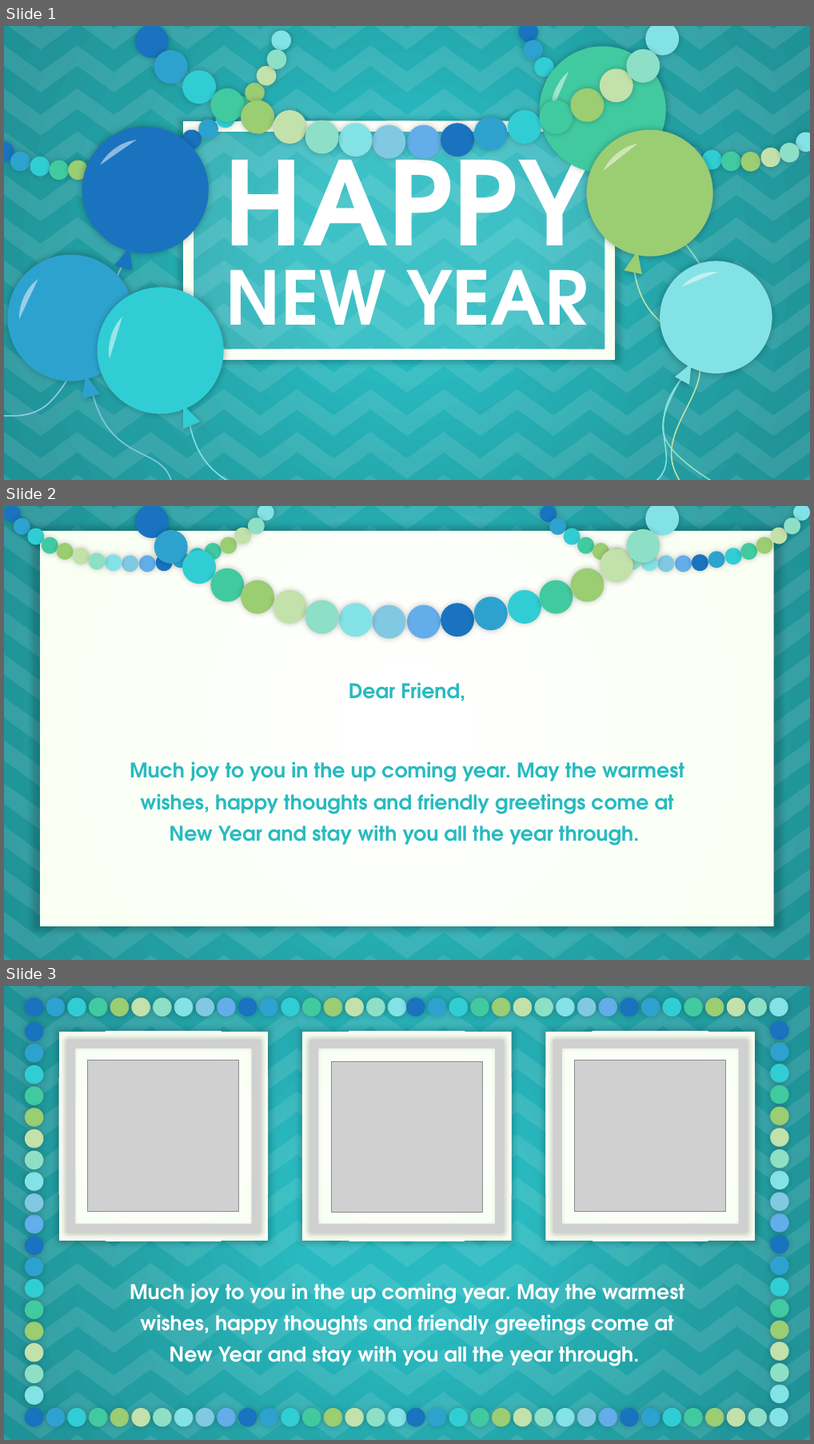
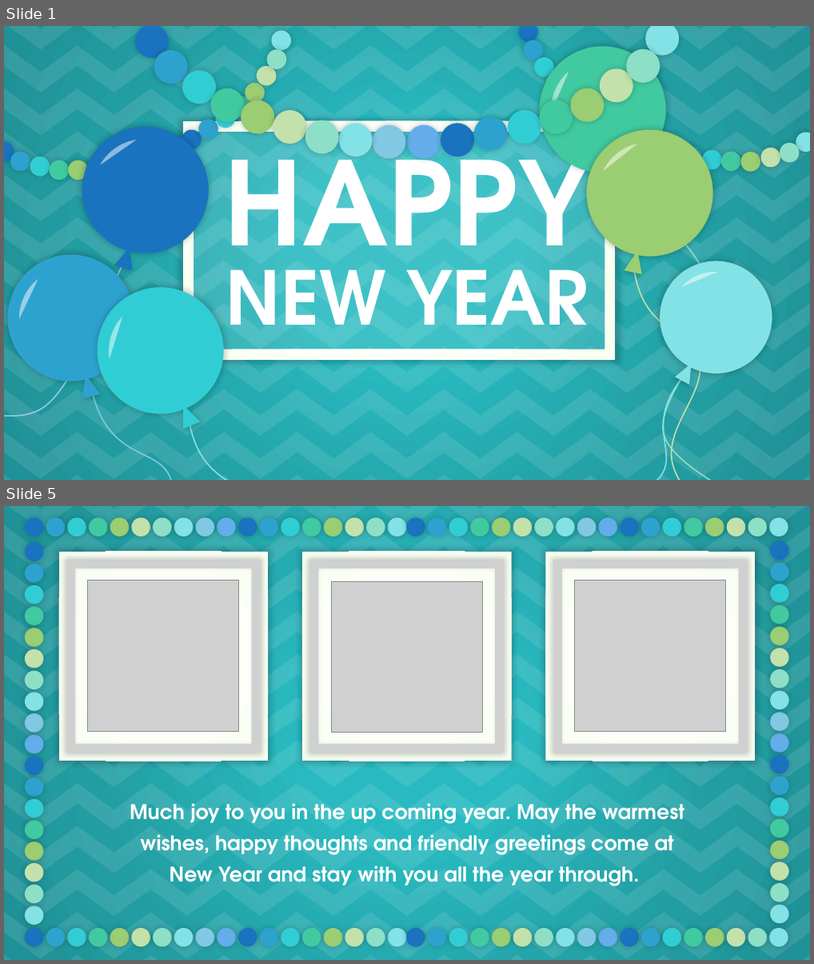
Before and after one commit to zhangzju/ExcelFixer, a slide deck: Main.pptx. Shown one above the other, each under a label of ours: slides 1, 2 and 3 before the commit, slides 1 and 5 after it; the slides between them are not shown. The pictures are 814x1444 and 814x964 pixels, drawn with LibreOffice and Linux fonts; fonts in the diff are those of the drawing; grey boxes stand for pictures; background and template pictures are left out. Boxes give left, top, right and bottom in pixels: in the first picture for what was removed or moved away, otherwise in the second. Text is boxed around its words. In the diff, an @@ line names an element or a change of style, - is before the commit and + after.

```diff
--- a/Main.pptx
+++ b/Main.pptx
@@ slide 2 removed at [4, 506, 810, 960], background gradient #28BAC0 to #229DA1 to #1F9297; not listed: 132 template elements that a slide beside it also shows @@
@@ group removed at [4, 506, 274, 572]: 18 ellipses @@
@@ group removed at [135, 506, 680, 639]: 18 ellipses @@
@@ group removed at [541, 506, 810, 572]: 18 ellipses @@
@@ rectangle removed at [40, 531, 774, 926] @@
@@ text removed at [130, 682, 685, 845] @@
-Dear Friend,
-Much joy to you in the up coming year. May the warmest wishes, happy thoughts and friendly greetings come at New Year and stay with you all the year through.
@@ what was slide 3 is now slide 5 @@
```
Also in this commit, not shown: 4 slides added, 1 other slide removed, 1 other file.
